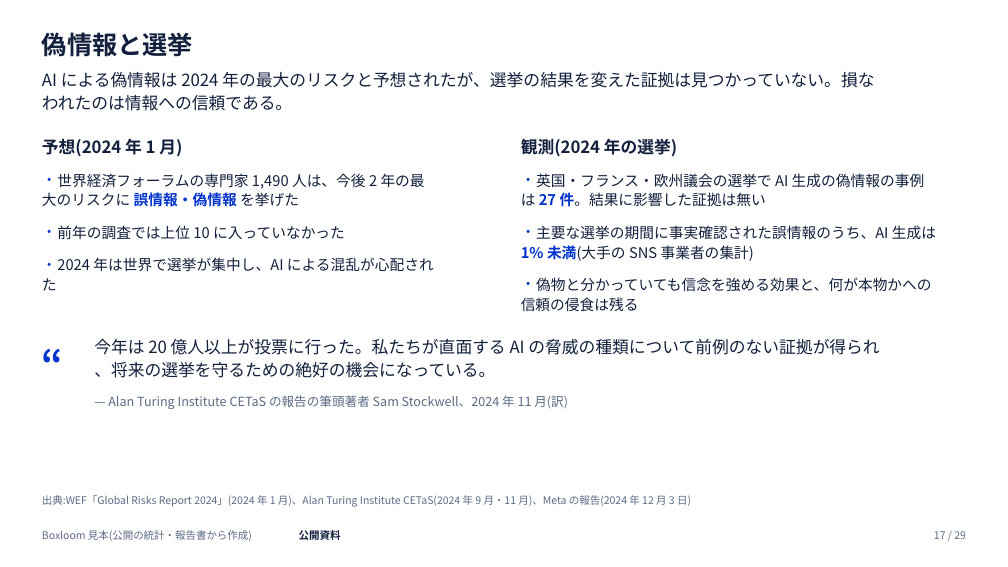
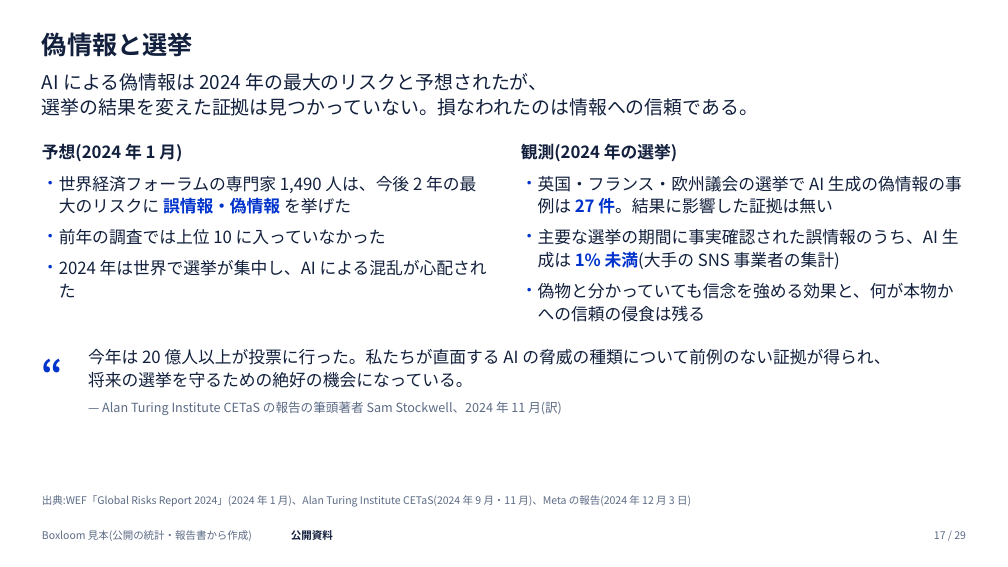
Before and after one commit to tjst-t/boxloom, a slide deck: slide 17 of boxloom/out/ai_society_light.pptx. Drawn at 1008x567 pixels with LibreOffice and Linux fonts; fonts in the diff are those of the drawing. Boxes give left, top, right and bottom in pixels: in the first picture for what was removed or moved away, otherwise in the second. Text is boxed around its words. In the diff, an @@ line names an element or a change of style, - is before the commit and + after.

```diff
--- a/boxloom/out/ai_society_light.pptx
+++ b/boxloom/out/ai_society_light.pptx
@@ text at [42, 73, 758, 116]: text changed; size 16 to 18 pt @@
-AI による偽情報は 2024 年の最大のリスクと予想されたが、選挙の結果を変えた証拠は見つかっていない。損な
-われたのは情報への信頼である。
+AI による偽情報は 2024 年の最大のリスクと予想されたが、
+選挙の結果を変えた証拠は見つかっていない。損なわれたのは情報への信頼である。
@@ text "予想(2024 年 1 月)": place and size @@
-text "予想(2024 年 1 月)" at [42, 138, 182, 157]
+text "予想(2024 年 1 月)" at [42, 143, 182, 162]
@@ text "観測(2024 年の選挙)": place and size @@
-text "観測(2024 年の選挙)" at [521, 138, 677, 157]
+text "観測(2024 年の選挙)" at [521, 143, 677, 162]
@@ text at [59, 176, 487, 298]: text changed; size 14 to 16 pt @@
-・ 世界経済フォーラムの専門家 1,490 人は、今後 2 年の最
-大のリスクに 誤情報・偽情報 を挙げた
+・ 世界経済フォーラムの専門家 1,490 人は、今後 2 年の最大のリスクに 誤情報・偽情報 を挙げた
+・ 前年の調査では上位 10 に入っていなかった
+・ 2024 年は世界で選挙が集中し、AI による混乱が心配された
@@ text removed at [521, 173, 925, 207] @@
-・ 英国・フランス・欧州議会の選挙で AI 生成の偽情報の事例
-は 27 件。結果に影響した証拠は無い
@@ text at [538, 176, 962, 322]: text changed; size 14 to 16 pt @@
-・ 主要な選挙の期間に事実確認された誤情報のうち、AI 生成は
-1% 未満(大手の SNS 事業者の集計)
+・ 英国・フランス・欧州議会の選挙で AI 生成の偽情報の事例は 27 件。結果に影響した証拠は無い
+・ 主要な選挙の期間に事実確認された誤情報のうち、AI 生成は 1% 未満(大手の SNS 事業者の集計)
+・ 偽物と分かっていても信念を強める効果と、何が本物かへの信頼の侵食は残る
@@ text removed at [57, 225, 345, 239] @@
-・ 前年の調査では上位 10 に入っていなかった
@@ text removed at [42, 257, 434, 291] @@
-・ 2024 年は世界で選挙が集中し、AI による混乱が心配され
-た
@@ text removed at [521, 277, 931, 311] @@
-・ 偽物と分かっていても信念を強める効果と、何が本物かへの
-信頼の侵食は残る
@@ text "“" rewrapped from [42, 334, 82, 409] to [42, 345, 80, 416] @@
@@ text at [88, 349, 890, 388]: text changed @@
-今年は 20 億人以上が投票に行った。私たちが直面する AI の脅威の種類について前例のない証拠が得られ
-、将来の選挙を守るための絶好の機会になっている。
+今年は 20 億人以上が投票に行った。私たちが直面する AI の脅威の種類について前例のない証拠が得られ、
+将来の選挙を守るための絶好の機会になっている。
@@ text "— Alan Turing Institute CETaS ...": place and size @@
-text "— Alan Turing Institute CETaS ..." at [108, 395, 568, 409]
+text "— Alan Turing Institute CETaS ..." at [102, 401, 562, 415]
@@ text "公開資料" rewrapped from [299, 530, 341, 540] to [291, 528, 333, 542] @@
```
Also in this commit, not shown: 28 other slides changed, 32 other files.
